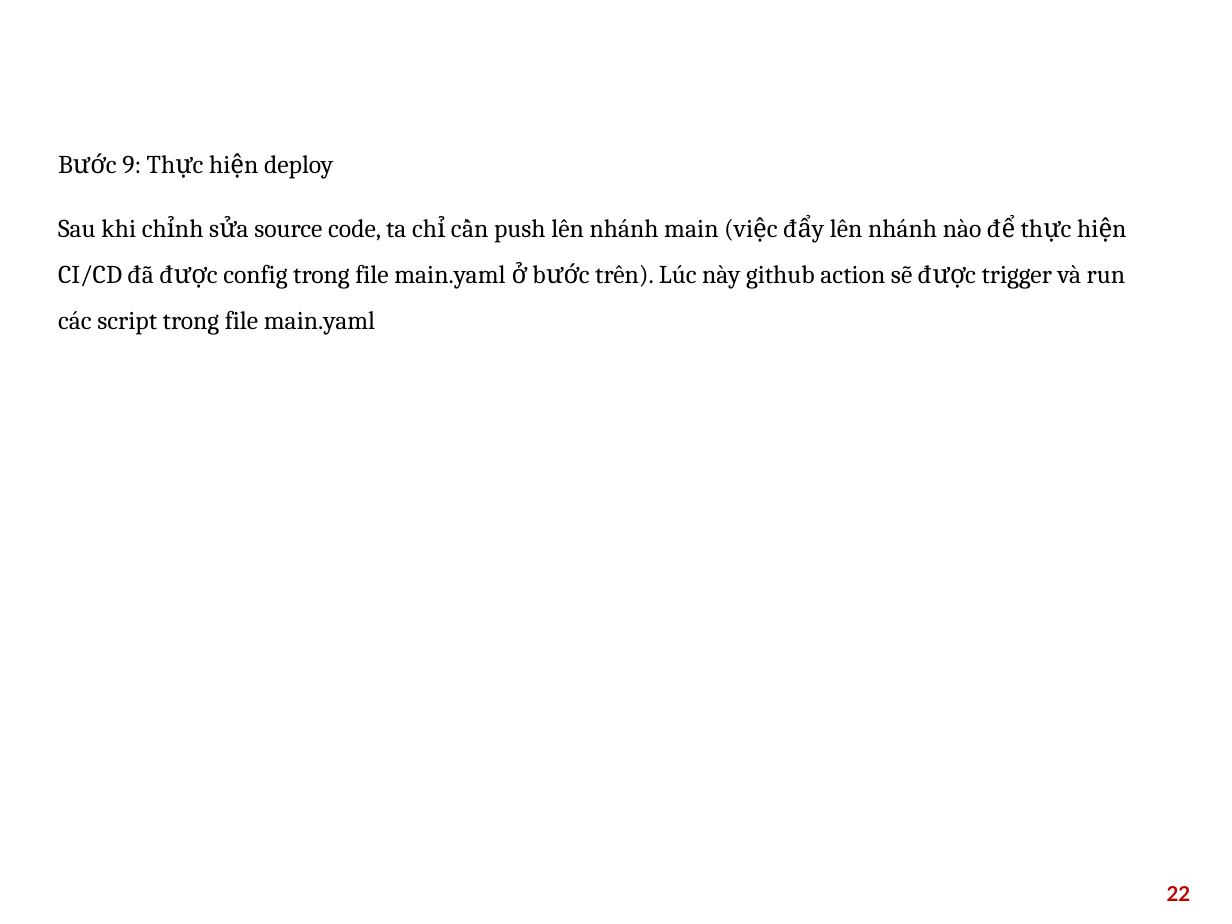
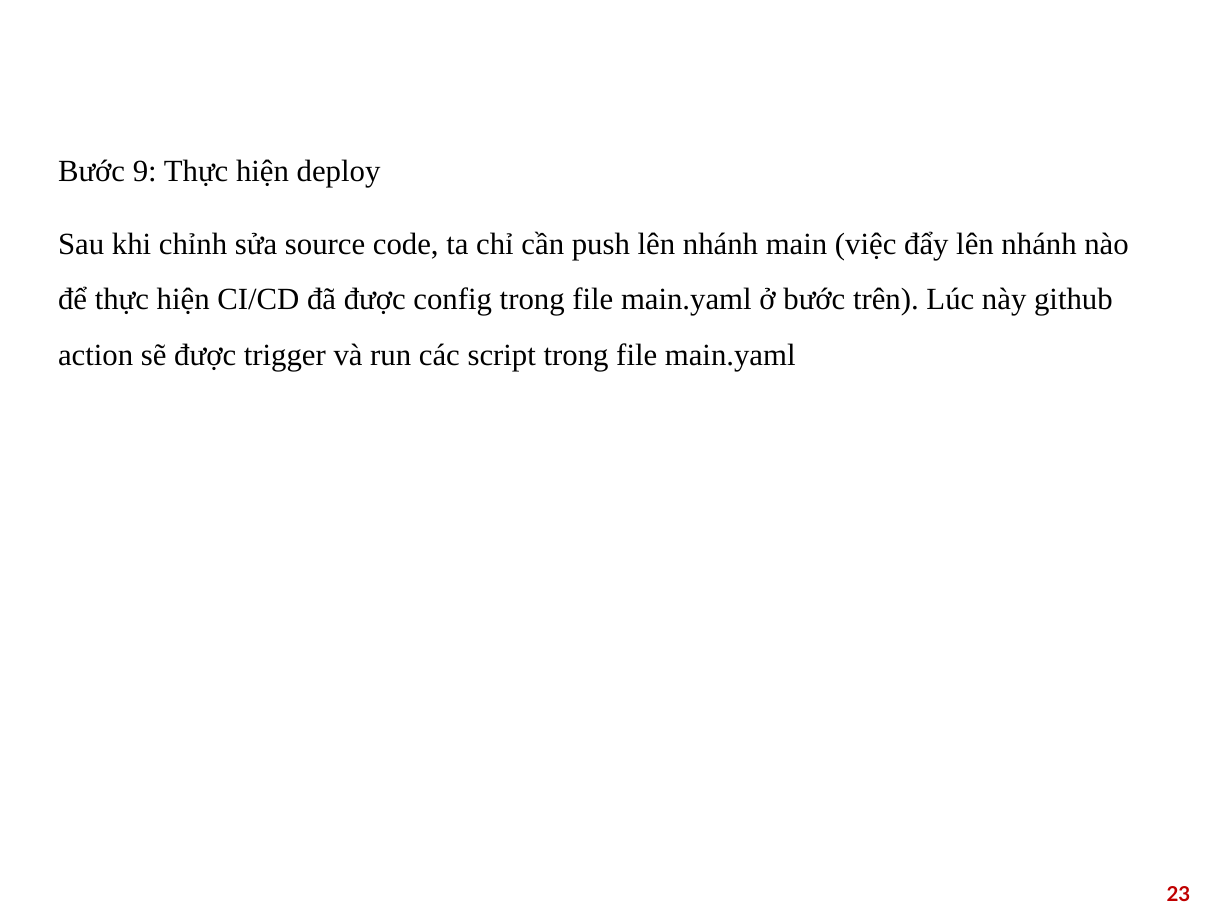
Before and after one commit to tienlhp1/agile_group_2, a slide deck: slide 23 of Agile.pptx (slide 22 before the commit). Drawn at 1232x924 pixels with LibreOffice and Linux fonts; fonts in the diff are those of the drawing; background and template pictures are left out. Boxes give left, top, right and bottom in pixels: in the first picture for what was removed or moved away, otherwise in the second. Text is boxed around its words. In the diff, an @@ line names an element or a change of style, - is before the commit and + after.

```diff
--- a/Agile.pptx
+++ b/Agile.pptx
@@ text "Bước 9: Thực hiện deploy" at <box>58,159,1128,371</box>: size 15 to 18 pt, font Cambria to Times New Roman @@
@@ page number at <box>1167,886,1191,901</box>: text changed @@
-22
+23
```
Also in this commit, not shown: 21 other slides changed, 1 slide added.
